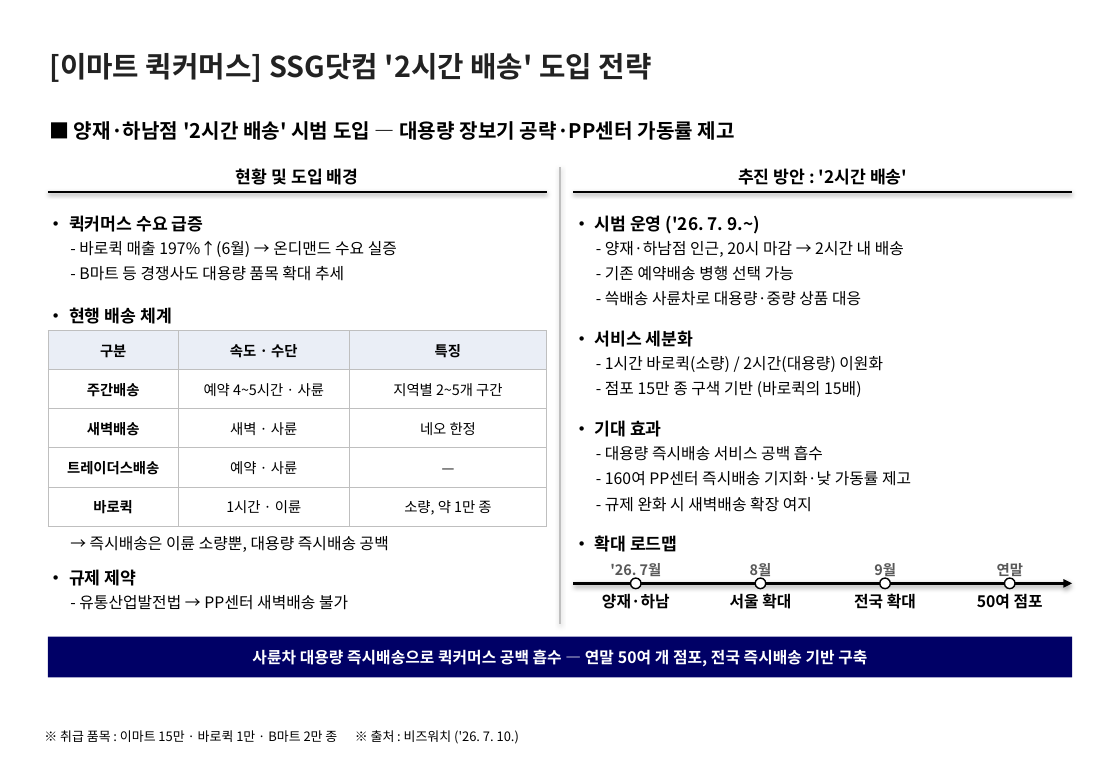
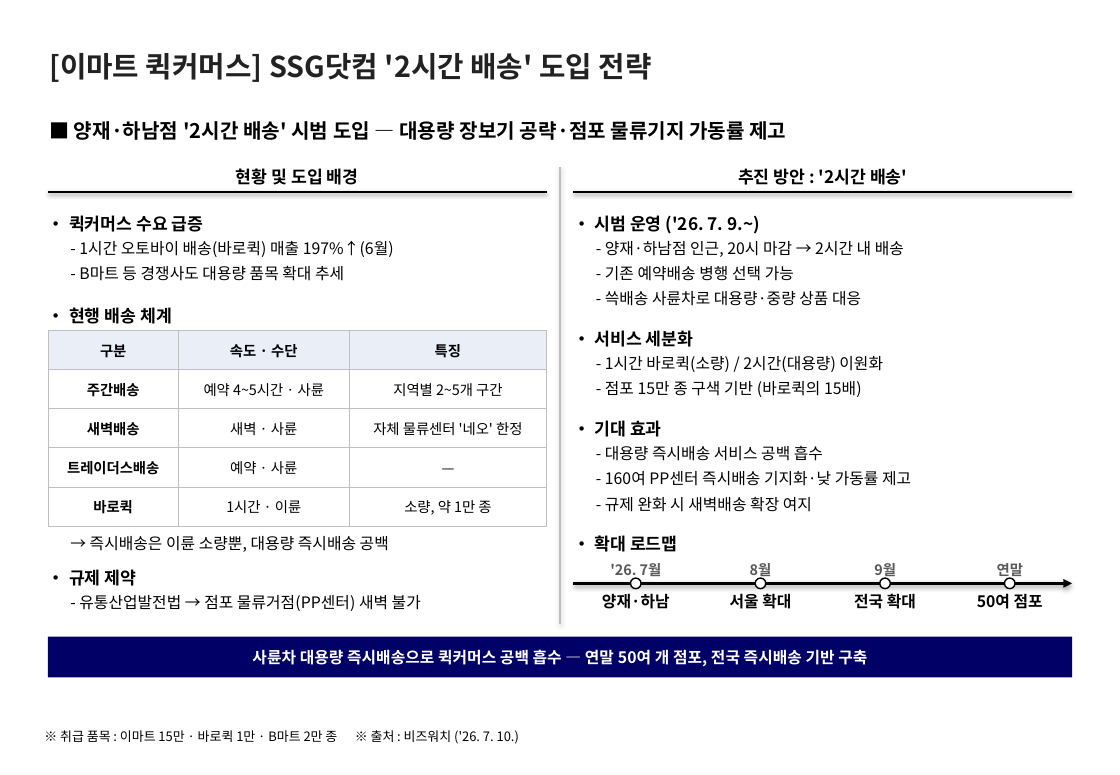
Before and after one commit to avoseed/web1, a slide deck: slide 1 of reports/ssg-quickcommerce-onepager.pptx. Drawn at 1120x775 pixels with LibreOffice and Linux fonts; fonts in the diff are those of the drawing. Boxes give left, top, right and bottom in pixels: in the first picture for what was removed or moved away, otherwise in the second. Text is boxed around its words. In the diff, an @@ line names an element or a change of style, - is before the commit and + after.

```diff
--- a/reports/ssg-quickcommerce-onepager.pptx
+++ b/reports/ssg-quickcommerce-onepager.pptx
@@ text at [74, 121, 786, 140]: text changed @@
-■ 양재·하남점 '2시간 배송' 시범 도입 — 대용량 장보기 공략·PP센터 가동률 제고
+■ 양재·하남점 '2시간 배송' 시범 도입 — 대용량 장보기 공략·점포 물류기지 가동률 제고
@@ text at [79, 241, 394, 257]: text changed @@
-- 바로퀵 매출 197%↑(6월) → 온디맨드 수요 실증
+- 1시간 오토바이 배송(바로퀵) 매출 197%↑(6월)
@@ table at [48, 331, 546, 526] @@
-row 3, column 3: 네오 한정
+row 3, column 3: 자체 물류센터 '네오' 한정
@@ text at [79, 595, 421, 611]: text changed @@
-- 유통산업발전법 → PP센터 새벽배송 불가
+- 유통산업발전법 → 점포 물류거점(PP센터) 새벽 불가
```
Also in this commit, not shown: 2 other files.
